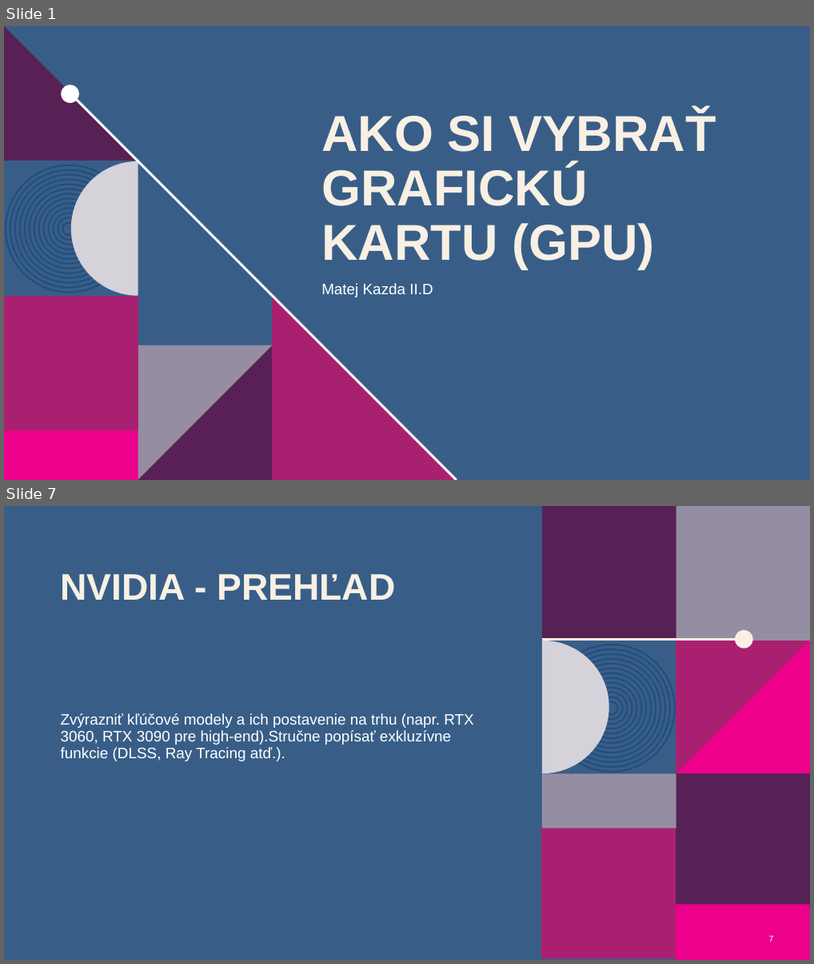
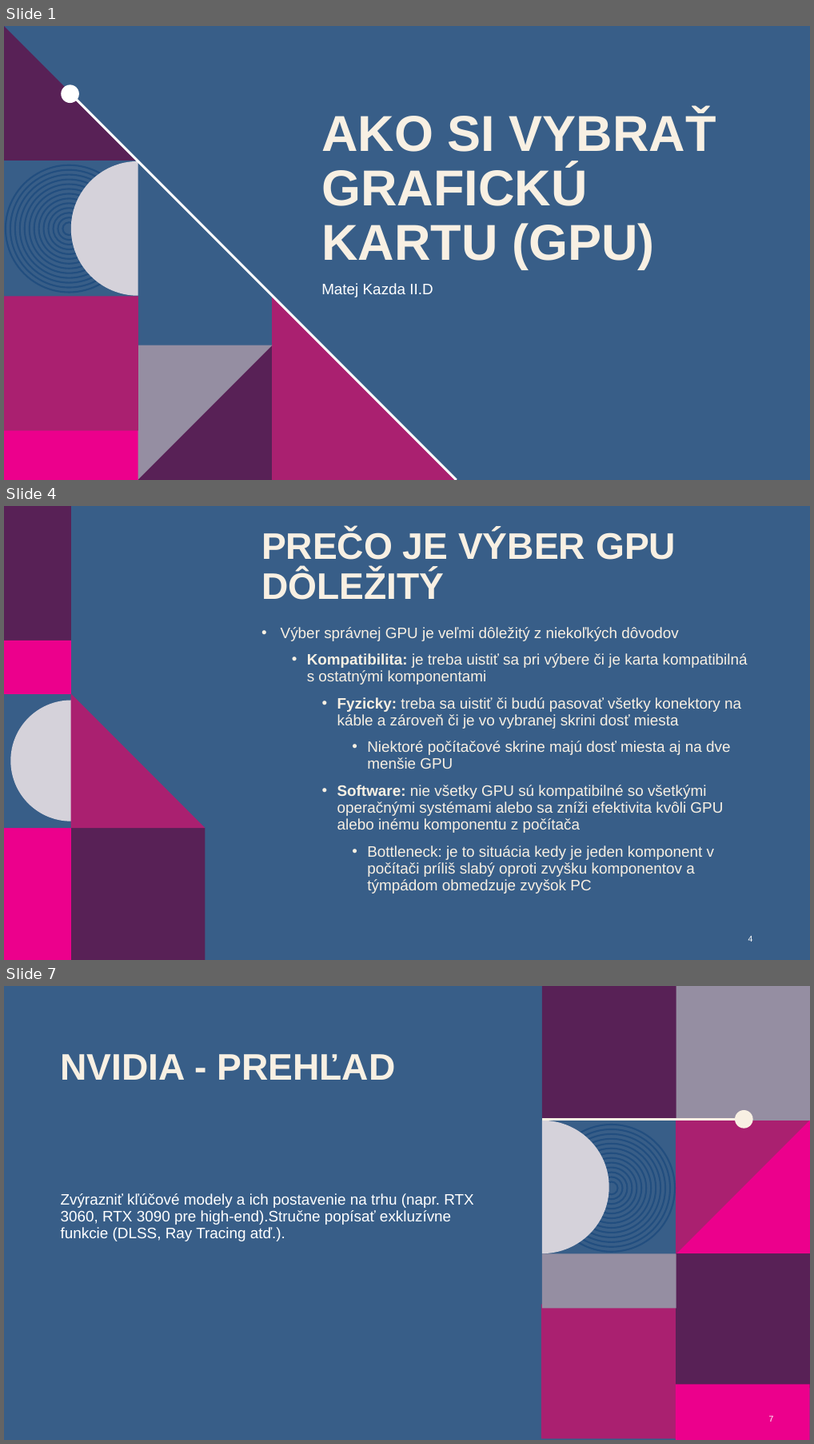
Before and after one commit to JetamAdzak/Rocnikova-praca, a slide deck: ROCNIKOVA_GPU_PREZ.pptx. Shown one above the other, each under a label of ours: slides 1 and 7 before the commit, slides 1, 4 and 7 after it; the slides between them are not shown. The pictures are 814x964 and 814x1444 pixels, drawn with LibreOffice and Linux fonts; fonts in the diff are those of the drawing; background and template pictures are left out. Boxes give left, top, right and bottom in pixels: in the first picture for what was removed or moved away, otherwise in the second. Text is boxed around its words. In the diff, an @@ line names an element or a change of style, - is before the commit and + after.

```diff
--- a/ROCNIKOVA_GPU_PREZ.pptx
+++ b/ROCNIKOVA_GPU_PREZ.pptx
@@ slide 4 added at (4, 506, 810, 960), background #385E88 @@
@@ title added at (262, 530, 676, 600), 44 pt, text #F8F0E3, bold @@
+PREČO JE VÝBER GPU DÔLEŽITÝ
@@ text added at (281, 627, 748, 893), 18 pt, text #F8F0E3 @@
+• Výber správnej GPU je veľmi dôležitý z niekoľkých dôvodov
+  • Kompatibilita: je treba uistiť sa pri výbere či je karta kompatibilná s ostatnými komponentami
+    • Fyzicky: treba sa uistiť či budú pasovať všetky konektory na káble a zároveň či je vo vybranej skrini dosť miesta
+      • Niektoré počítačové skrine majú dosť miesta aj na dve menšie GPU
+    • Software: nie všetky GPU sú kompatibilné so všetkými operačnými systémami alebo sa zníži efektivita kvôli GPU alebo inému komponentu z počítača
+      • Bottleneck: je to situácia kedy je jeden komponent v počítači príliš slabý oproti zvyšku komponentov a týmpádom obmedzuje zvyšok PC
@@ freeform shape added at (71, 693, 206, 828), fill #AA2070 @@
@@ group added at (4, 506, 71, 960): 4 rectangles, 1 freeform shape @@
@@ rectangle added at (71, 828, 206, 960), fill #582156 @@
@@ page number added at (749, 935, 754, 941), 10 pt, text #FFFFFF @@
+4
```
Also in this commit, not shown: 5 slides changed, 2 slides removed, 1 other file.
